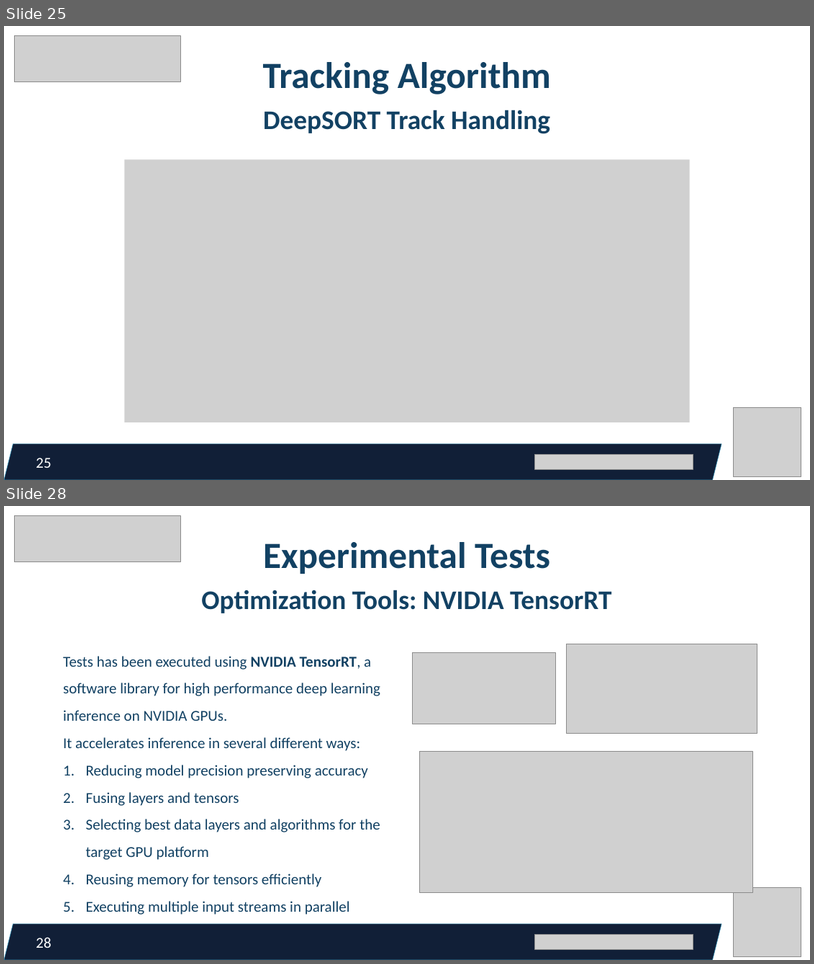
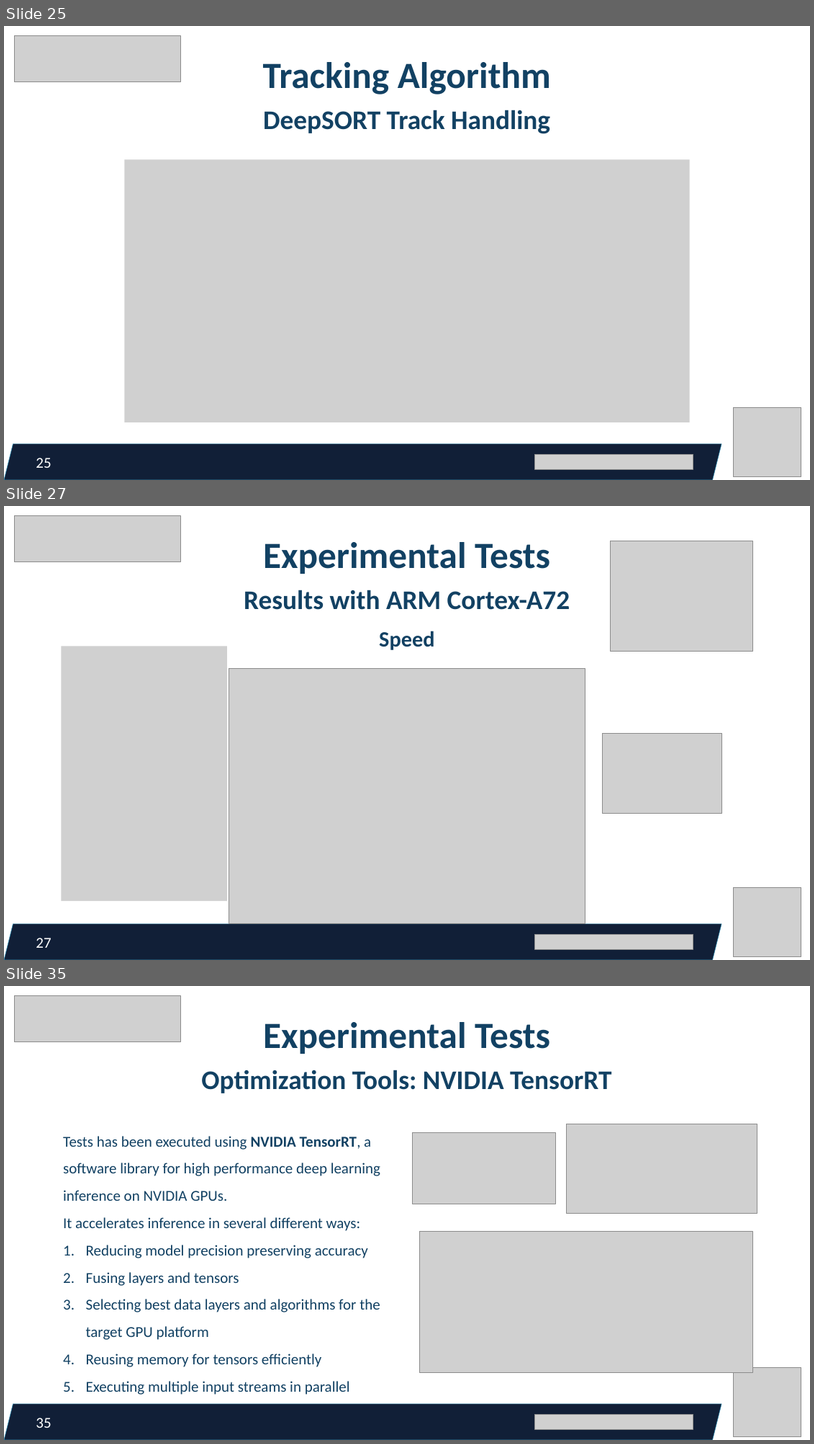
Before and after one commit to federicorossifr/eupilot-cini-mandown, a slide deck: pp_12_01_23.pptx. Shown one above the other, each under a label of ours: slides 25 and 28 before the commit, slides 25, 27 and 35 after it; the slides between them are not shown. The pictures are 814x964 and 814x1444 pixels, drawn with LibreOffice and Linux fonts; fonts in the diff are those of the drawing; grey boxes stand for pictures. Boxes give left, top, right and bottom in pixels: in the first picture for what was removed or moved away, otherwise in the second. Text is boxed around its words. In the diff, an @@ line names an element or a change of style, - is before the commit and + after.

```diff
--- a/pp_12_01_23.pptx
+++ b/pp_12_01_23.pptx
@@ slide 27 added at [4,506,810,960], background #FFFFFF @@
@@ picture added at [14,516,181,561] @@
@@ text added at [263,542,550,574], 44 pt, text #124163, bold @@
+Experimental Tests
@@ picture added at [611,541,754,651] @@
@@ text added at [244,590,571,610], 32 pt, text #124163, bold @@
+Results with ARM Cortex-A72
@@ text added at [379,631,435,650], 26 pt, text #124163, bold @@
+Speed
@@ picture added at [62,646,227,901] @@
@@ picture added at [229,669,585,924] @@
@@ picture added at [603,734,722,813] @@
@@ picture added at [733,887,801,957] @@
@@ parallelogram added at [4,924,722,960], fill #111F37, outline #3494BA 0.5 pt @@
@@ page number added at [36,937,51,947], 18 pt, text #FFFFFF @@
+27
@@ picture added at [535,934,694,949] @@
@@ what was slide 28 is now slide 35 @@
@@ page number at [36,1417,51,1427]: text changed @@
-28
+35
```
Also in this commit, not shown: 11 slides changed, 8 other slides added.
